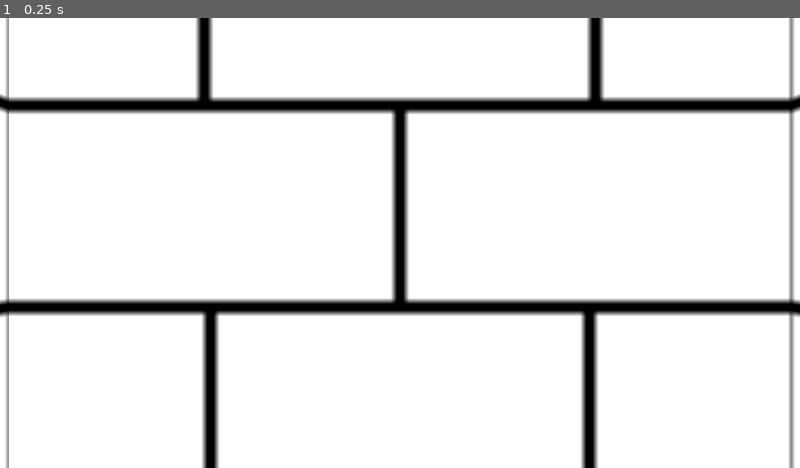
Above: before the commit, frame 1.
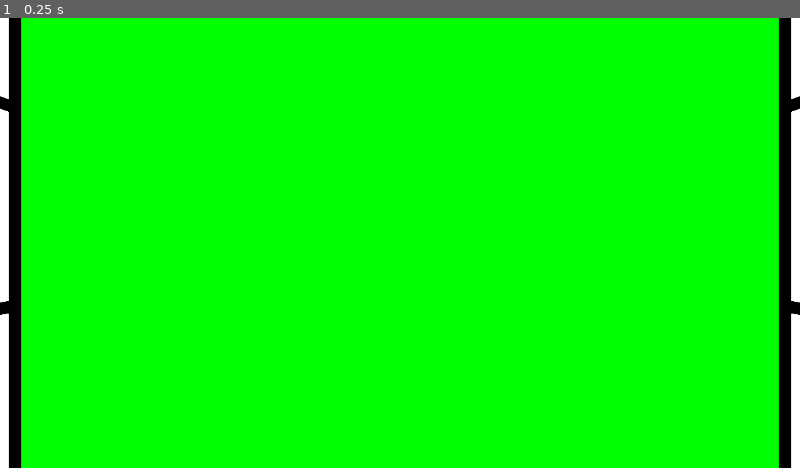
Above: after the commit, the same moment.

Repository: Juksuu/FGJ2026
Game: Godot game, scene res://scenes/juksu_testing.tscn
Same seed, same stepped clock (60 frames per second), same inputs: the game is played once before the commit and once after it.
Inputs:
- Up to frame 1 (0.25 s): no input

The runs differ from the first frame. In frame 1, 98% of the frame differs, in the area x 0-100%, y 0-100%.

Commit message:
Door prefab and room function to create them

Diff:
--- /dev/null
+++ b/prefabs/room/door.tscn
@@ -0,0 +1,29 @@
+[gd_scene format=3 uid="uid://b5pq8yf2wjkf5"]
+
+[ext_resource type="Script" uid="uid://comww4m0kay8s" path="res://scripts/door.gd" id="1_86stt"]
+[ext_resource type="Shader" uid="uid://cb3tihk4vcac2" path="res://shaders/door.gdshader" id="1_ckgil"]
+[ext_resource type="Texture2D" uid="uid://dpmx5f1xc2rn0" path="res://assets/spritesheets/basetiles.png" id="1_k2pve"]
+
+[sub_resource type="ViewportTexture" id="ViewportTexture_k2pve"]
+viewport_path = NodePath("SubViewport")
+
+[sub_resource type="ShaderMaterial" id="ShaderMaterial_ckgil"]
+shader = ExtResource("1_ckgil")
+shader_parameter/color = Vector4(1, 1, 1, 0)
+
+[node name="Node3D" type="Sprite3D" unique_id=901255938]
+pixel_size = 0.02
+texture_filter = 0
+texture = SubResource("ViewportTexture_k2pve")
+script = ExtResource("1_86stt")
+
+[node name="SubViewport" type="SubViewport" parent="." unique_id=1223582698]
+transparent_bg = true
+size = Vector2i(128, 128)
+
+[node name="DoorSprite" type="Sprite2D" parent="SubViewport" unique_id=352467428]
+material = SubResource("ShaderMaterial_ckgil")
+texture = ExtResource("1_k2pve")
+offset = Vector2(64, 64)
+region_enabled = true
+region_rect = Rect2(384, 0, 128, 128)
--- a/prefabs/room/wall.tscn
+++ b/prefabs/room/wall.tscn
@@ -4,6 +4,7 @@
 
 [node name="Wall" type="Sprite3D" unique_id=1738103451]
 pixel_size = 0.02
+texture_filter = 0
 texture = ExtResource("1_iipex")
 region_enabled = true
 region_rect = Rect2(0, 0, 128, 128)
--- a/project.godot
+++ b/project.godot
@@ -14,6 +14,10 @@
 run/main_scene="uid://bu833k08t4urj"
 config/features=PackedStringArray("4.6", "Forward Plus")
 config/icon="res://icon.svg"
+
+[autoload]
+
+Globals="*uid://d02jsrt3yk5eq"
 
 [display]
 
--- /dev/null
+++ b/scripts/door.gd
@@ -0,0 +1,15 @@
+extends Sprite3D
+
+@onready var door = $SubViewport/DoorSprite
+
+# Called when the node enters the scene tree for the first time.
+func _ready() -> void:
+	pass # Replace with function body.
+
+
+# Called every frame. 'delta' is the elapsed time since the previous frame.
+func _process(delta: float) -> void:
+	pass
+
+func set_color(color: Vector4) -> void:
+	door.material.set_shader_parameter("color", color)
--- /dev/null
+++ b/scripts/globals.gd
@@ -0,0 +1,8 @@
+extends Node
+
+enum ROOM_SIDE {
+	NORTH,
+	SOUTH,
+	EAST,
+	WEST,
+}
--- a/scripts/room.gd
+++ b/scripts/room.gd
@@ -1,30 +1,48 @@
 extends Node3D
 
 const wall_prefab: PackedScene = preload("res://prefabs/room/wall.tscn")
+const door_prefab: PackedScene = preload("res://prefabs/room/door.tscn")
 
 var walls: Array[Sprite3D] = []
+var doors: Array[Node3D] = []
+
+const SIDE_DATA = [
+	{ "pos": Vector3(0, 1.28, -1.28), "axis": Vector3.AXIS_Z },
+	{ "pos": Vector3(0, 1.28, 1.28), "axis": Vector3.AXIS_Z },
+	{ "pos": Vector3(1.28, 1.28, 0), "axis": Vector3.AXIS_X },
+	{ "pos": Vector3(-1.28, 1.28, 0), "axis": Vector3.AXIS_X },
+]
 
 # Called when the node enters the scene tree for the first time.
 func _ready() -> void:
 	for i in range(4):
-		var wall = wall_prefab.instantiate() as Sprite3D
+		var wall = wall_prefab.instantiate()
 		self.add_child(wall)
 		walls.append(wall)
 
+		var data = SIDE_DATA[i]
+		wall.translate(data.pos)
+		wall.axis = data.axis
 
-	walls[0].translate(Vector3(0, 1.28, 1.28))
-	walls[0].axis = Vector3.AXIS_Z
 
-	walls[1].translate(Vector3(0, 1.28, -1.28))
-	walls[1].axis = Vector3.AXIS_Z
-
-	walls[2].translate(Vector3(1.28, 1.28, 0))
-	walls[2].axis = Vector3.AXIS_X
-
-	walls[3].translate(Vector3(-1.28, 1.28, 0))
-	walls[3].axis = Vector3.AXIS_X
-
+	hide_wall(Globals.ROOM_SIDE.NORTH)
+	create_door(Globals.ROOM_SIDE.NORTH, Vector4(0, 1, 0, 1))
 
 # Called every frame. 'delta' is the elapsed time since the previous frame.
 func _process(delta: float) -> void:
 	pass
+
+
+func hide_wall(room_side: Globals.ROOM_SIDE) -> void:
+	walls[room_side].visible = false
+
+func create_door(room_side: Globals.ROOM_SIDE, color: Vector4) -> void:
+	var door = door_prefab.instantiate()
+	self.add_child(door)
+	doors.append(door)
+
+	door.set_color(color)
+
+	var data = SIDE_DATA[room_side]
+	door.translate(data.pos)
+	door.axis = data.axis
--- /dev/null
+++ b/shaders/door.gdshader
@@ -0,0 +1,13 @@
+shader_type canvas_item;
+
+uniform vec4 color = vec4(1, 1, 1, 0);
+
+void fragment() {
+	vec4 c = texture(TEXTURE, UV);
+	float is_transparent = step(c.a, 0);
+
+	vec3 applied_color = mix(c.rgb, color.rgb, is_transparent);
+	float applied_alpha = mix(c.a, color.a, is_transparent);
+
+	COLOR = vec4(applied_color, applied_alpha);
+}
Not shown, added: scripts/door.gd.uid
Not shown, added: scripts/globals.gd.uid
Not shown, added: shaders/door.gdshader.uid
